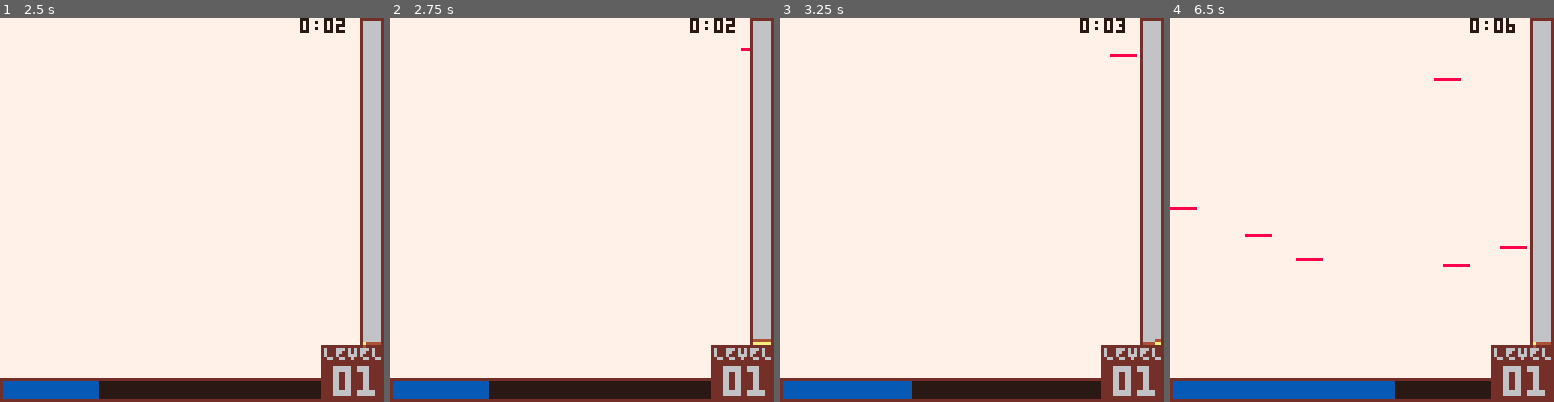
Above: before the commit, frames 1-4 (left to right).
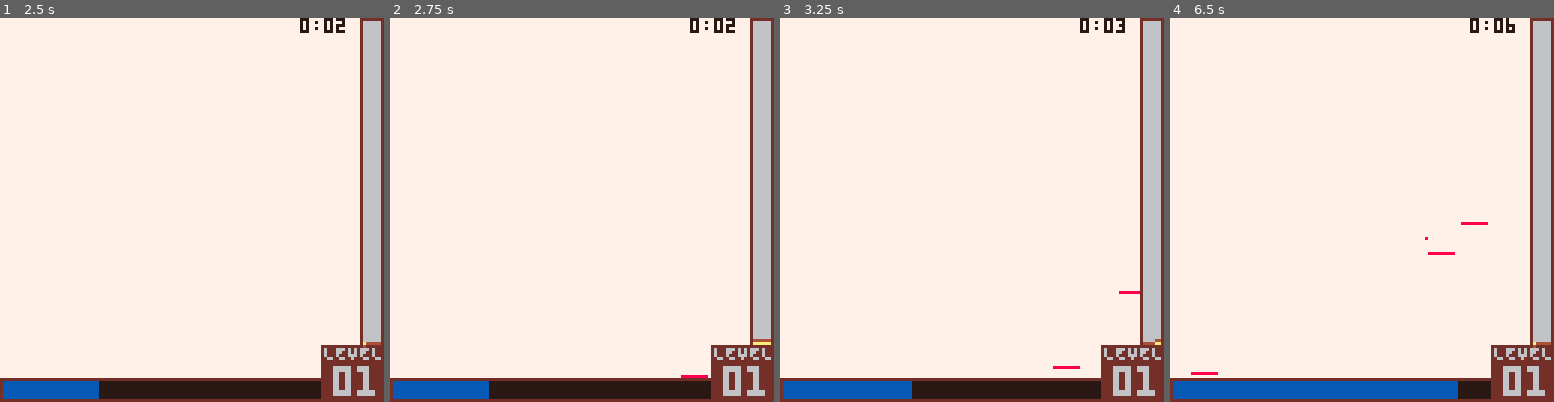
Above: after the commit, the same moments.

Repository: wsasaki01/bath-hack-2026
Game: PICO-8 cartridge fake.p8
The game is run twice, just before and just after one commit, with the same random seed, the same clock (stepped at 60 frames per second) and the same inputs.
Inputs:
- Up to frame 1 (2.5 s): tap X (X key) at 0.33, 1.07, 1.85 s; tap O (Z key) at 0.7, 1.7, 2.1 s; hold Right 1.6-2.1 s; hold Up 2.15-2.42 s; hold Right from 2.47 s (still down)
- Up to frame 2 (2.75 s): keep holding Right; tap O (Z key) at 2.5 s
- Up to frame 3 (3.25 s): tap O (Z key) at 2.9 s; tap X (X key) at 2.97 s; release Right at 3.03 s; hold Left from 3.08 s (still down)
- Up to frame 4 (6.5 s): tap O (Z key) every 0.4 s from 3.3 to 6.1 s; release Left at 3.58 s; hold Down 3.63-3.97 s; hold Right 4.02-4.68 s; tap X (X key) at 4.08, 5.2, 6.32 s; hold Up 4.73-5.03 s; hold Left 5.08-5.68 s; hold Down 5.73-6.03 s; hold Right from 6.08 s (still down)

Frame 1 is identical in both runs. In frame 2, less than 0.1% of the frame differs, in the area x 75-94%, y 7-94%; in frame 3, 0.2%; in frame 4, 1.3%, in the area x 0-93%, y 15-100%.

Commit message:
wrench kinda working

Diff:
--- a/init.lua
+++ b/init.lua
@@ -99,7 +99,7 @@
 		end
 		add(screen_damage_mtrx, row)
 	end
-	--add(items, create_item("screen", 5))
+	add(items, create_item("screen", 9))
 
 	-- Selecting an item on level up
 	selecting_item = false
@@ -150,4 +150,9 @@
 		desc="fEELING\nULTIMATE !!",
 		sprx=40, spry=32, spr=69
 	},
+	{
+		name="wrench", id=9,equipped=false,
+		desc="eNGINEERING\nNOW IS YOUR TIME",
+		sprx=48, spry=32, spr=86
+	},
 }
--- a/projectiles.lua
+++ b/projectiles.lua
@@ -273,6 +273,54 @@
 				camera(cx,cy)
 			end,
 		})
+
+	-- ID 9: Wrench
+	elseif id==9 then
+		screen = screen_parent:new({
+			x=plyr.x,y=plyr.y,damage=20,
+			points={},dir=rnd(0.25)+0.125,a=5,
+			count=-1,
+
+			update = function(_ENV)
+				x+=cos(dir)
+				y-=a
+				a-=0.25
+
+				mtrx_x = flr(x/8)
+				mtrx_y = flr(y/8)
+
+				for i=-1,1 do
+					for j=-1,1 do
+						mx = mtrx_x+i
+						my = mtrx_y+j
+						if (1<=mx and mx<=16) and (1<=my and my<=16) then
+							global.screen_damage_mtrx[mx][my] += damage
+						end
+					end
+				end
+
+				if y>global.plyr.y+80 and a<0 and count==-1 then
+					count = 20
+				end
+
+				if count!=-1 then
+					count -=1
+
+					if count==-1 then
+						x=global.plyr.x
+						y=global.plyr.y
+						a=5
+						dir=rnd(0.25)+0.125
+					end
+				end
+			end,
+
+			draw = function(_ENV)
+				cx,cy=camera()
+				sspr(48,40,8,8,x-8,y-8,16,16,global.global_cnt%2==0)
+				camera(cx,cy)
+			end,
+		})
 	end
 
 	return screen
@@ -359,6 +407,9 @@
 		elseif id==5 then
 			i = create_screen(5)
 			add(screen_list, i)
+		elseif id==9 then
+			i = create_screen(9)
+			add(screen_list, i)
 		end
 		return item
 	end
